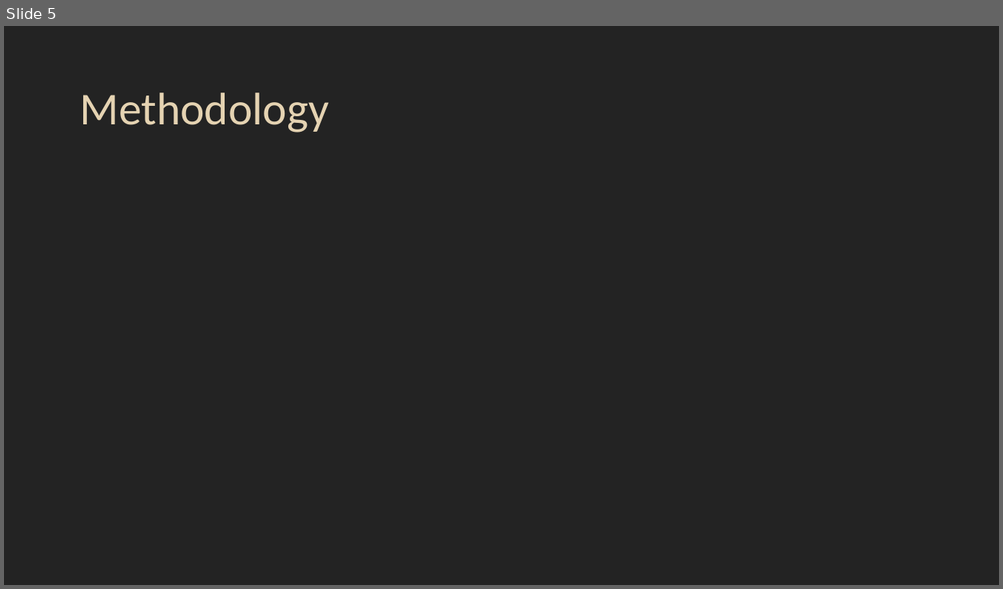
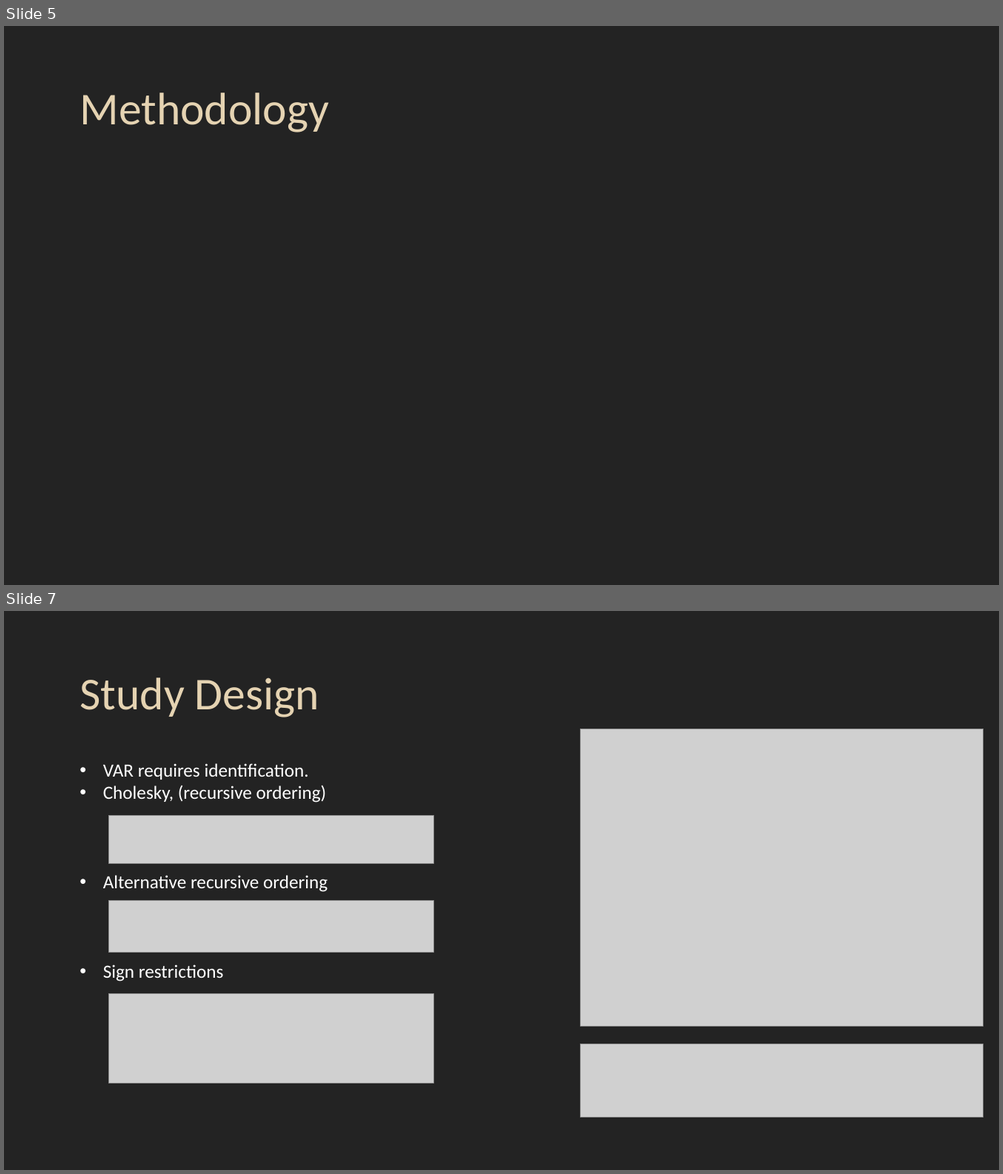
Before and after one commit to timoudas/MasterThesis, a slide deck: presentation.pptm. Shown one above the other, each under a label of ours: slide 5 before the commit, slides 5 and 7 after it; the slides between them are not shown. The pictures are 1003x589 and 1003x1174 pixels, drawn with LibreOffice and Linux fonts; fonts in the diff are those of the drawing; grey boxes stand for pictures. Boxes give left, top, right and bottom in pixels: in the first picture for what was removed or moved away, otherwise in the second. Text is boxed around its words. In the diff, an @@ line names an element or a change of style, - is before the commit and + after.

```diff
--- a/presentation.pptm
+++ b/presentation.pptm
@@ slide 7 added at (4,611,999,1170), background #232323 @@
@@ title added at (79,678,319,718), 44 pt, text #E5D3B2 @@
+Study Design
@@ picture added at (580,729,983,1027) @@
@@ text added at (103,763,327,982), 18 pt, text #FFFFFF @@
+• VAR requires identification.
+• Cholesky, (recursive ordering)
+• Alternative recursive ordering
+• Sign restrictions
@@ picture added at (108,815,433,864) @@
@@ picture added at (108,900,433,953) @@
@@ picture added at (108,994,433,1083) @@
@@ picture added at (580,1045,983,1118) @@
```
Also in this commit, not shown: 3 slides changed, 6 other slides added, 5 slides removed, 1 other file.
